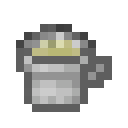
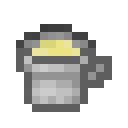
Layers edited between the first and the second 128 x 128 image:
hid "Brilho/Contraste 1" over [32, 24, 80, 48]
"Camada 2": opacity 60% → 85%, painted on it over [32, 40, 80, 56]
